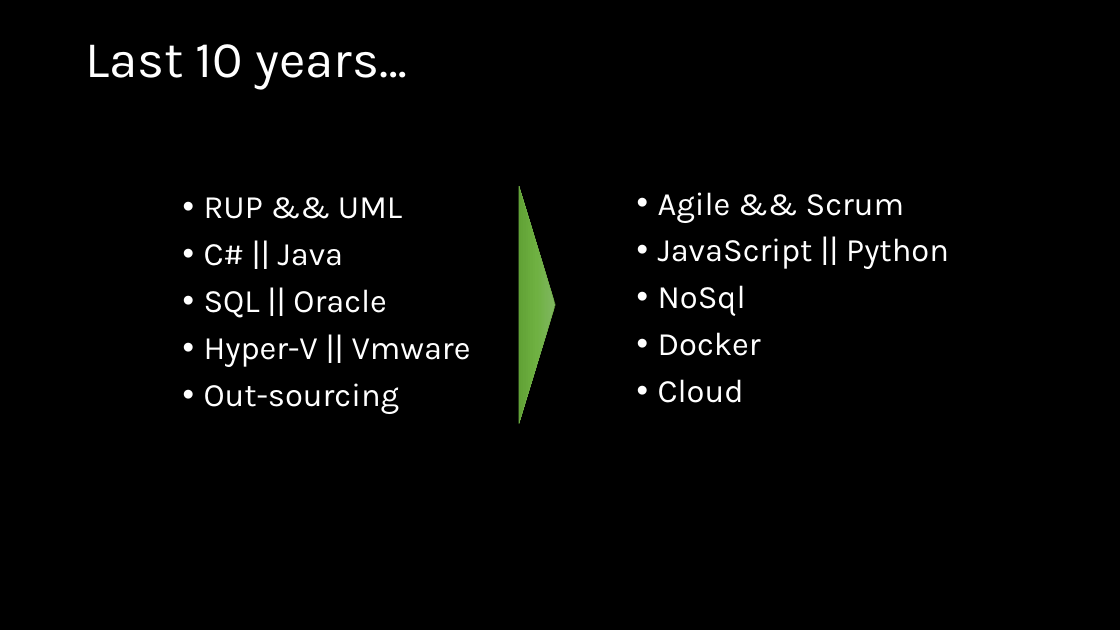
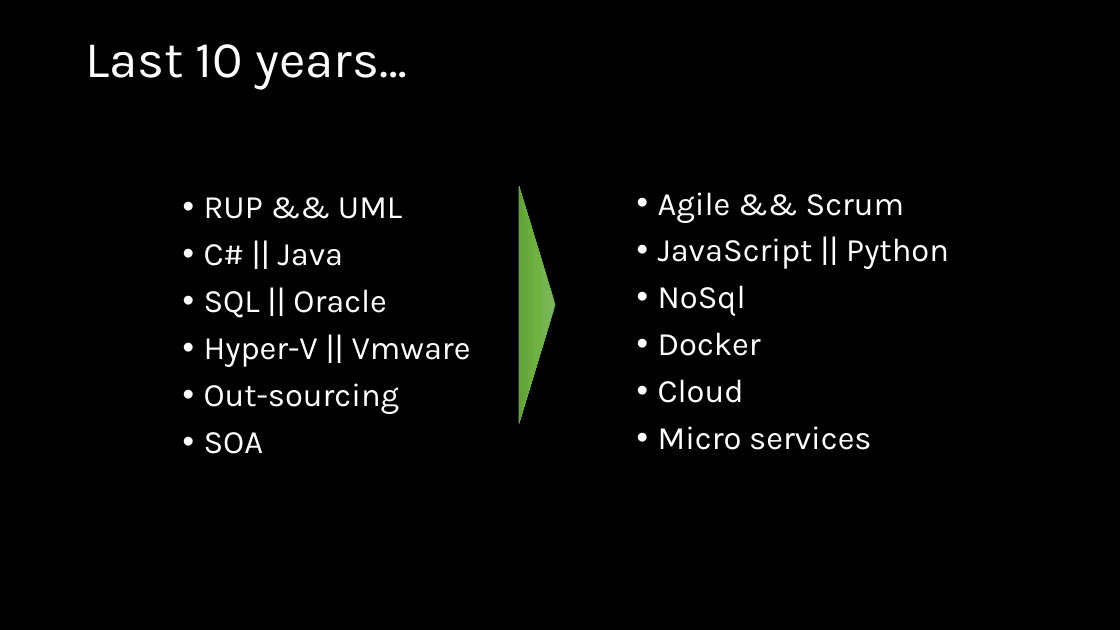
Before and after one commit to wmmihaa/Introduction-to-Node.js, a slide deck: slide 11 of slides/Introduction to Node.js.pptx. Drawn at 1120x630 pixels with LibreOffice and Linux fonts; fonts in the diff are those of the drawing. Boxes give left, top, right and bottom in pixels: in the first picture for what was removed or moved away, otherwise in the second. Text is boxed around its words. In the diff, an @@ line names an element or a change of style, - is before the commit and + after.

```diff
--- a/slides/Introduction to Node.js.pptx
+++ b/slides/Introduction to Node.js.pptx
@@ text at (204,432,263,454): paragraph added @@
+• SOA
@@ text at (658,426,871,450): paragraph added @@
+• Micro services
```
Also in this commit, not shown: 6 other slides changed, 7 slides added, 1 other file.
